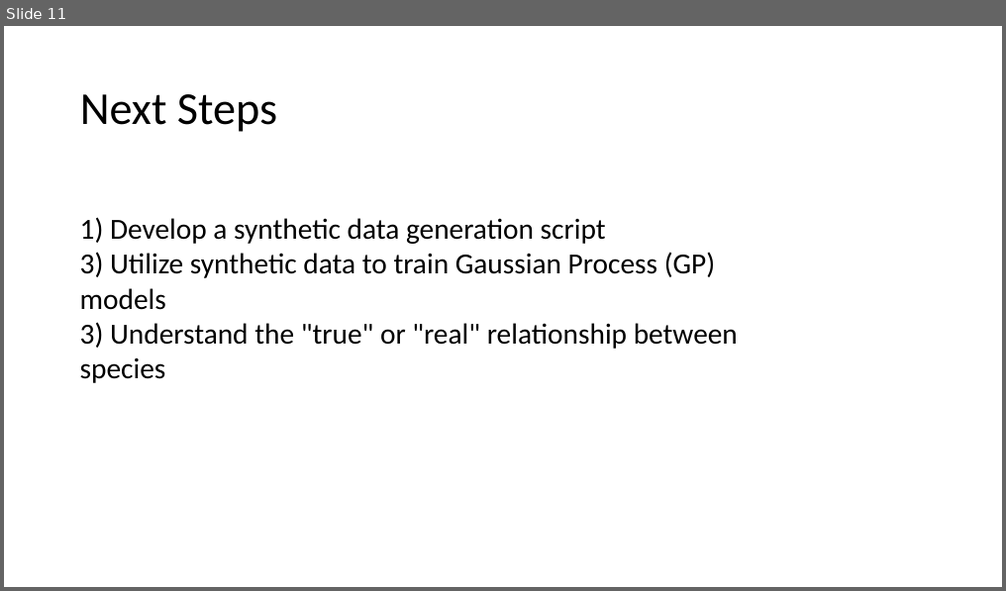
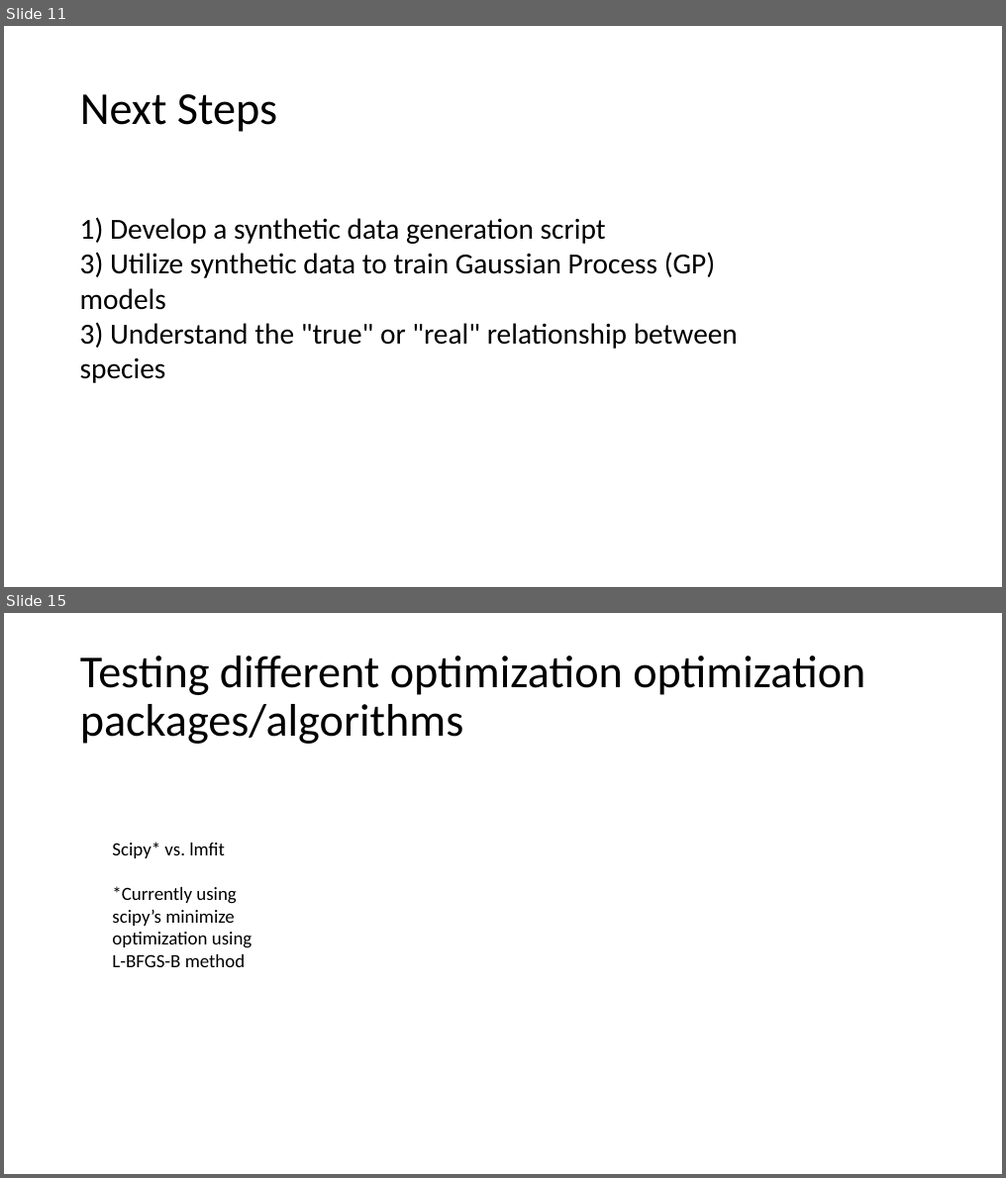
Before and after one commit to Fontanapink/GPs, a slide deck: GPRCommunities.pptx. Shown one above the other, each under a label of ours: slide 11 before the commit, slides 11 and 15 after it; the slides between them are not shown. The pictures are 1006x591 and 1006x1178 pixels, drawn with LibreOffice and Linux fonts; fonts in the diff are those of the drawing. Boxes give left, top, right and bottom in pixels: in the first picture for what was removed or moved away, otherwise in the second. Text is boxed around its words. In the diff, an @@ line names an element or a change of style, - is before the commit and + after.

```diff
--- a/GPRCommunities.pptx
+++ b/GPRCommunities.pptx
@@ slide 15 added at <box>4,613,1002,1174</box>, background #FFFFFF @@
@@ title added at <box>80,656,865,744</box>, 44 pt, text #000000 @@
+Testing different optimization optimization packages/algorithms
@@ text added at <box>112,842,252,967</box>, 18 pt, text #000000 @@
+Scipy* vs. lmfit
+*Currently using scipy’s minimize optimization using L-BFGS-B method
```
Also in this commit, not shown: 3 slides changed, 3 other slides added, 1 slide removed, 1 other file.
